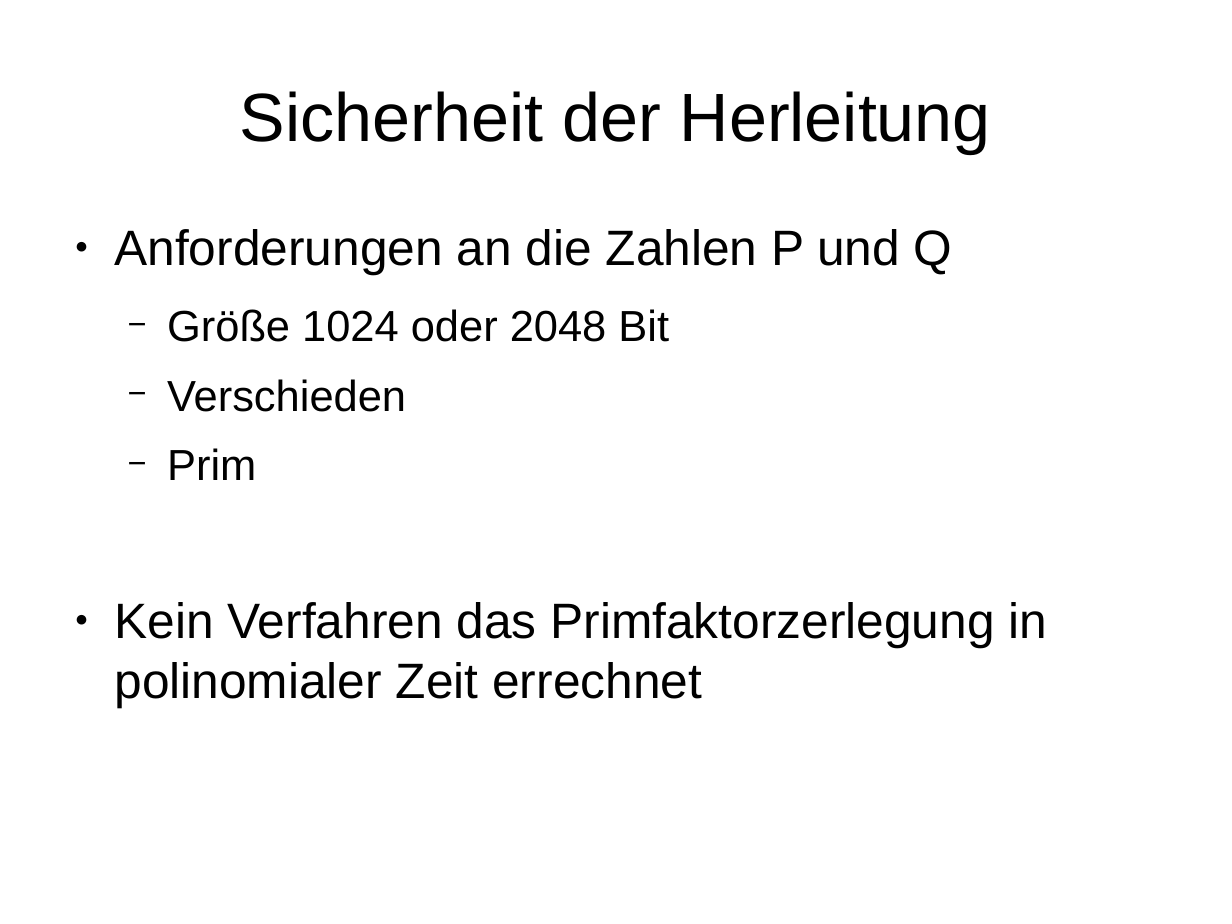
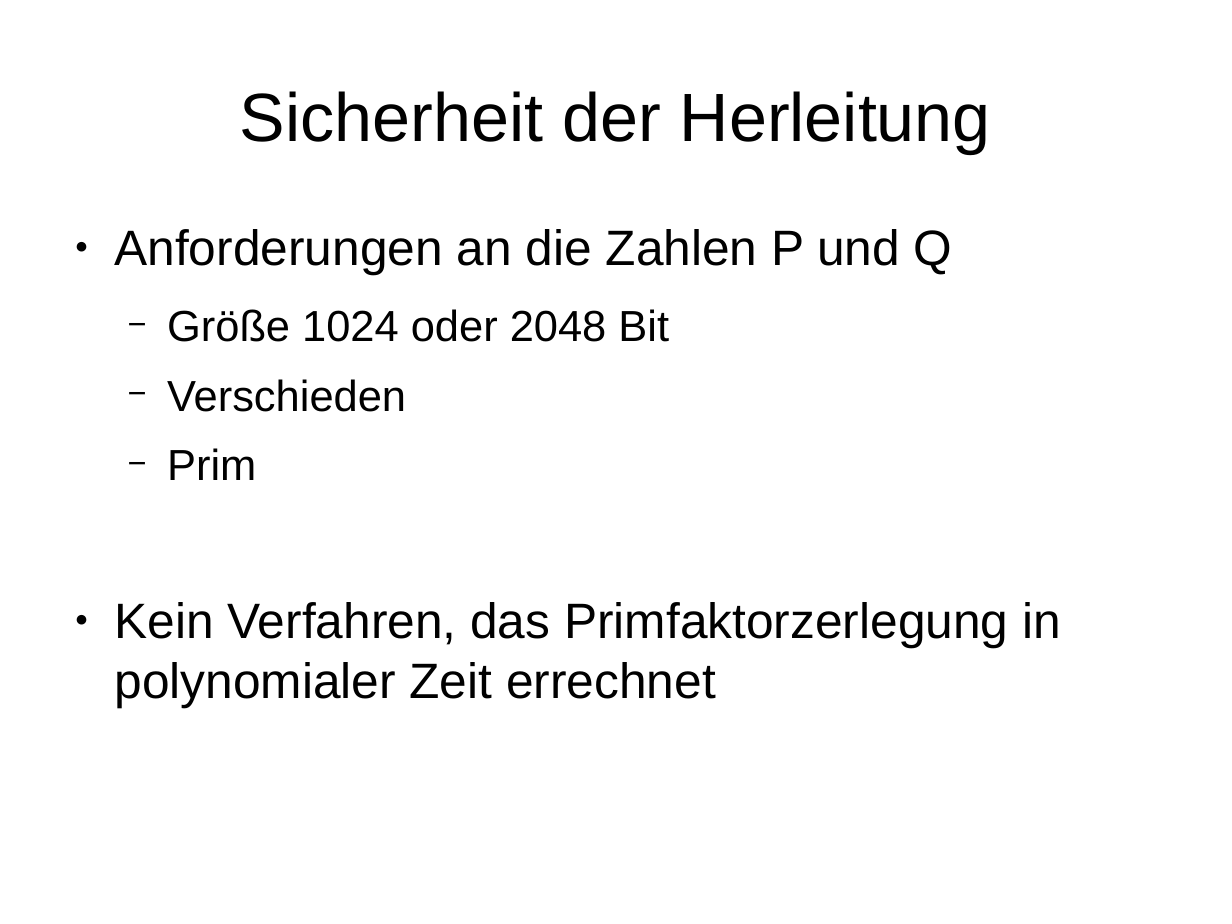
Before and after one commit to stadler-tom/schreibzeug, a slide deck: slide 10 of Presentation/Hauptseminar_RSA.odp. Drawn at 1232x924 pixels with LibreOffice and Linux fonts; fonts in the diff are those of the drawing. Boxes give left, top, right and bottom in pixels: in the first picture for what was removed or moved away, otherwise in the second. Text is boxed around its words. In the diff, an @@ line names an element or a change of style, - is before the commit and + after.

```diff
--- a/Presentation/Hauptseminar_RSA.odp
+++ b/Presentation/Hauptseminar_RSA.odp
@@ text at [114, 602, 1061, 707]: text changed @@
-● Kein Verfahren das Primfaktorzerlegung in polinomialer Zeit errechnet
+● Kein Verfahren, das Primfaktorzerlegung in polynomialer Zeit errechnet
```
Also in this commit, not shown: 5 other slides changed, 1 other file.
